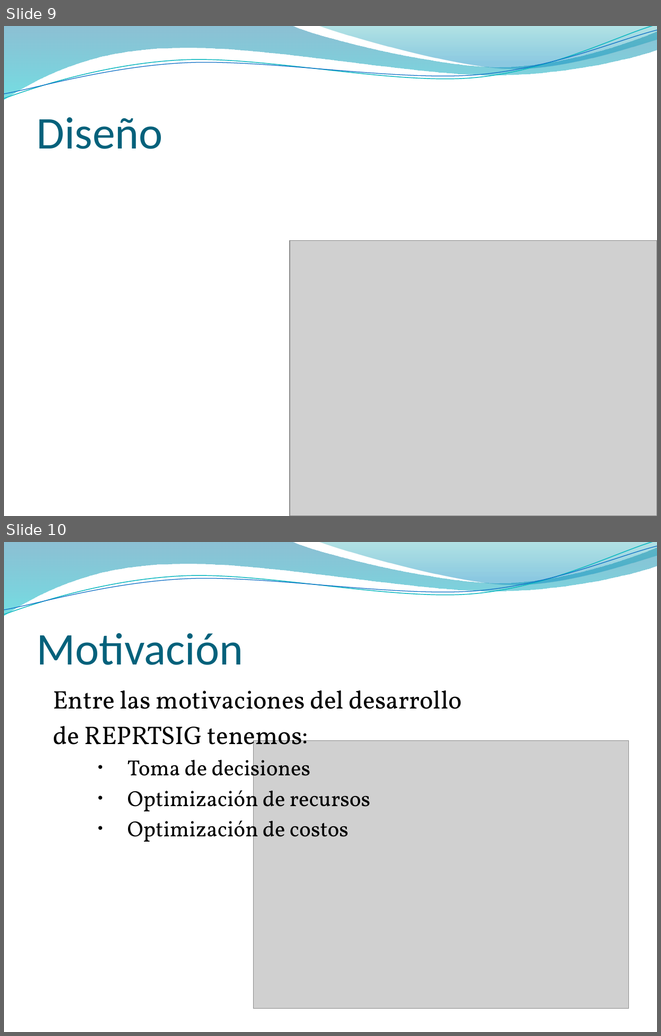
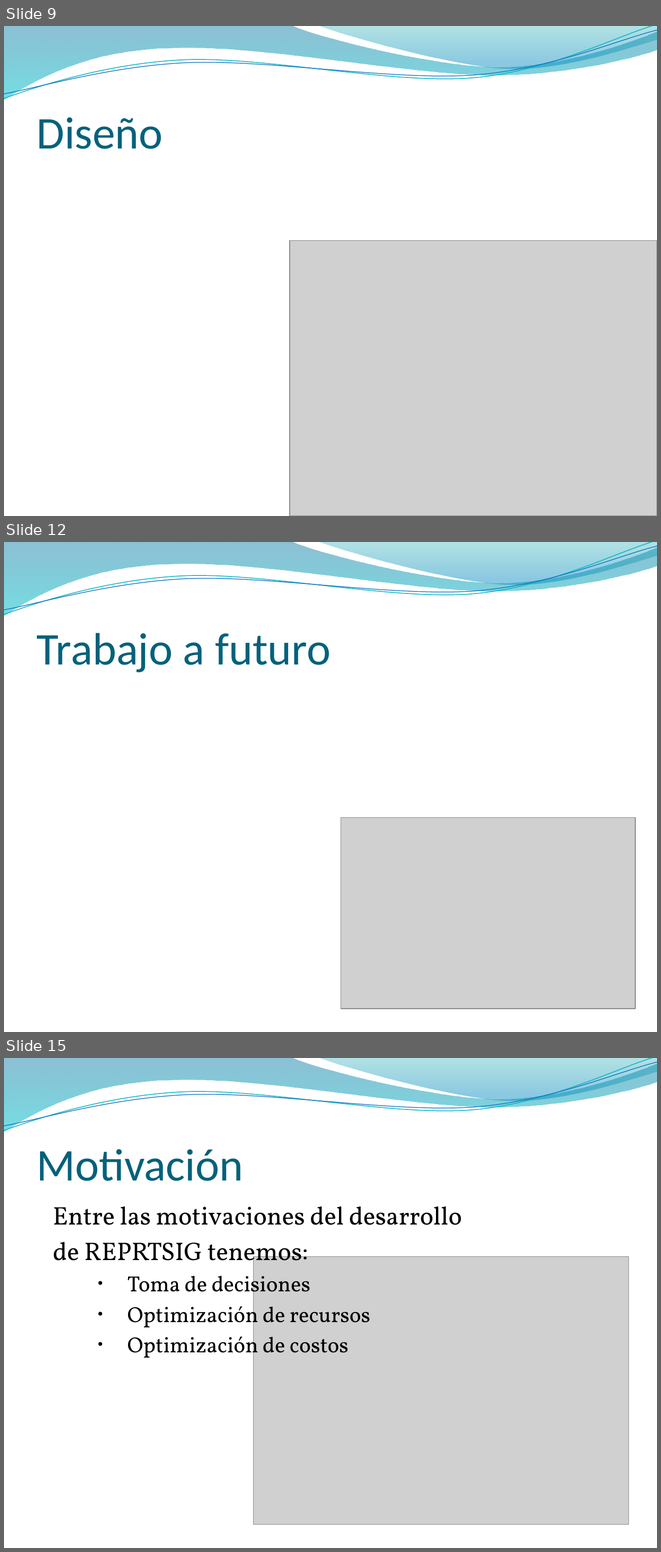
Before and after one commit to ORGTecnologo/7b6581PT, a slide deck: Documentacion/Entregas/Presentacion/Presentacion.pptx. Shown one above the other, each under a label of ours: slides 9 and 10 before the commit, slides 9, 12 and 15 after it; the slides between them are not shown. The pictures are 661x1036 and 661x1552 pixels, drawn with LibreOffice and Linux fonts; fonts in the diff are those of the drawing; grey boxes stand for pictures; background and template pictures are left out. Boxes give left, top, right and bottom in pixels: in the first picture for what was removed or moved away, otherwise in the second. Text is boxed around its words. In the diff, an @@ line names an element or a change of style, - is before the commit and + after.

```diff
--- a/Documentacion/Entregas/Presentacion/Presentacion.pptx
+++ b/Documentacion/Entregas/Presentacion/Presentacion.pptx
@@ slide 12 added at bbox=[4, 542, 657, 1032], background picture (left out); not listed: 4 template elements that a slide beside it also shows @@
@@ title added at bbox=[37, 633, 330, 672], 50 pt, text #04617B @@
+Trabajo a futuro
@@ picture added at bbox=[341, 818, 635, 1009] @@
@@ what was slide 10 is now slide 15 @@
```
Also in this commit, not shown: 4 other slides added.
